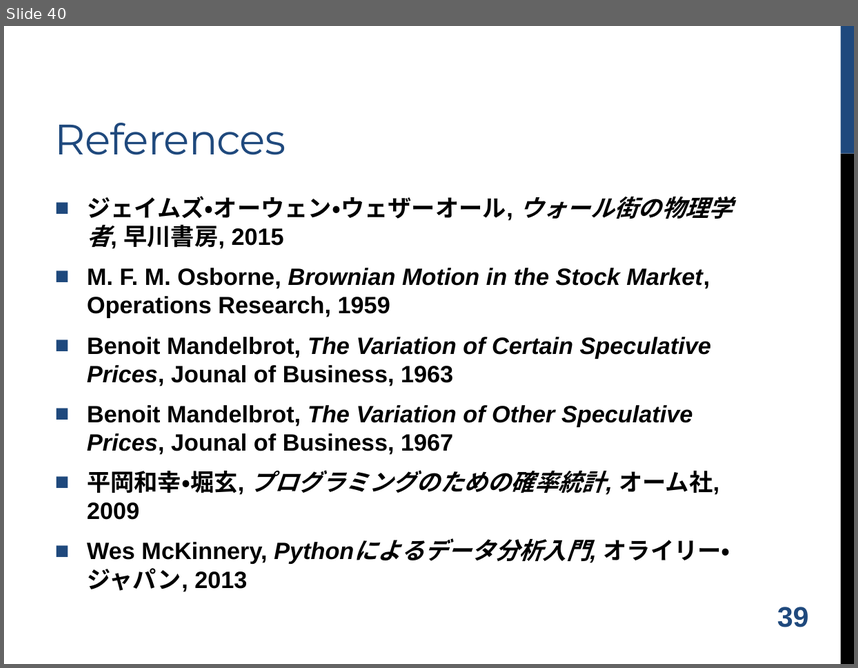
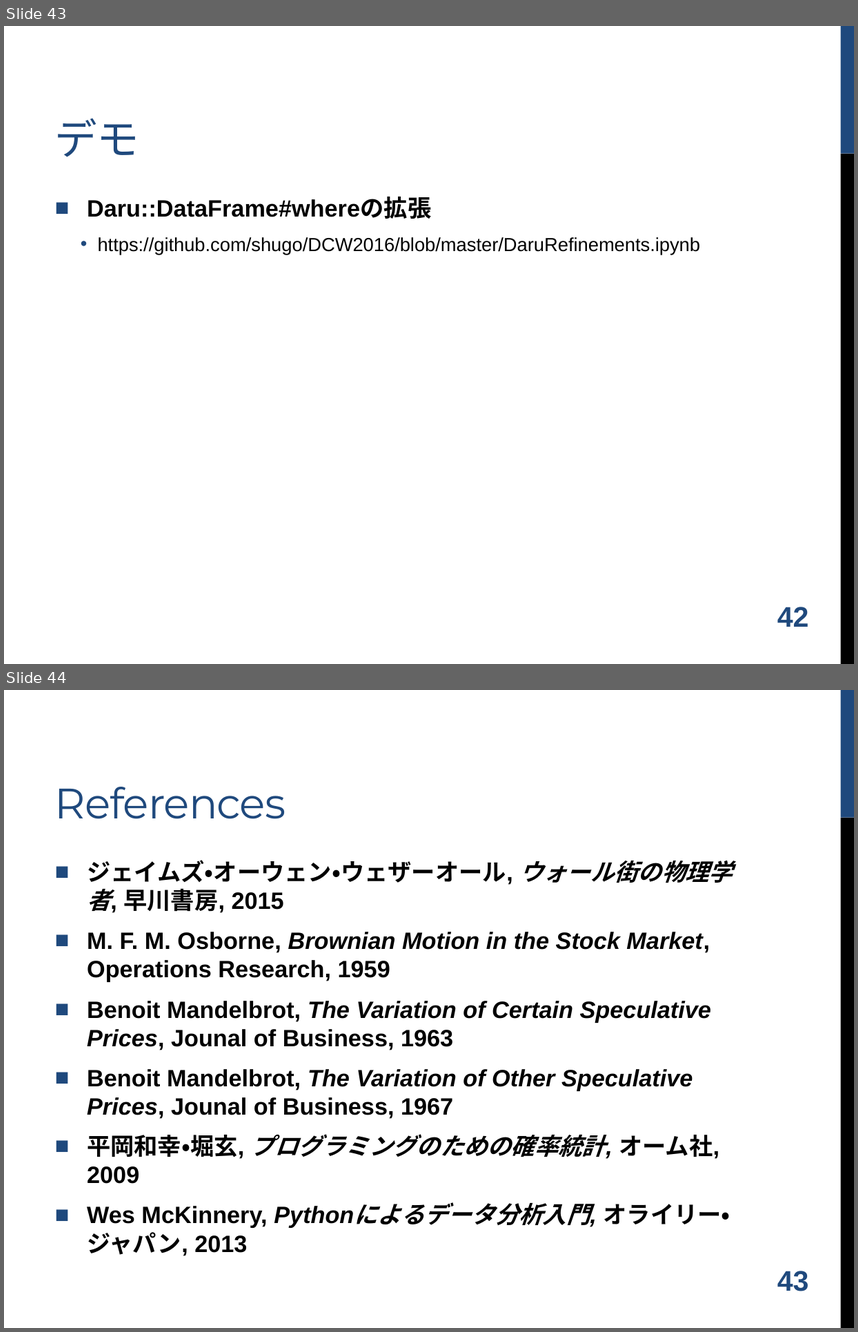
Before and after one commit to shugo/DCW2016, a slide deck: ruby_data_analysis.pptx. Shown one above the other, each under a label of ours: slide 40 before the commit, slides 43 and 44 after it. The pictures are 858x668 and 858x1332 pixels, drawn with LibreOffice and Linux fonts; fonts in the diff are those of the drawing; background and template pictures are left out. Boxes give left, top, right and bottom in pixels: in the first picture for what was removed or moved away, otherwise in the second. Text is boxed around its words. In the diff, an @@ line names an element or a change of style, - is before the commit and + after.

```diff
--- a/ruby_data_analysis.pptx
+++ b/ruby_data_analysis.pptx
@@ slide 43 added at <box>4,26,854,664</box>, background #FFFFFF; not listed: 2 template elements that a slide beside it also shows @@
@@ title added at <box>55,118,139,157</box>, 36 pt, text #1F497D @@
+デモ
@@ text added at <box>87,198,701,255</box>, 16 pt, text #000000 @@
+■ Daru::DataFrame#whereの拡張
+  • https://github.com/shugo/DCW2016/blob/master/DaruRefinements.ipynb
@@ page number added at <box>777,606,809,626</box>, 24 pt, text #1F497D, bold @@
+42
@@ what was slide 40 is now slide 44 @@
@@ page number at <box>777,1270,809,1291</box>: text changed @@
-39
+43
```
Also in this commit, not shown: 9 slides changed, 7 other slides added, 4 slides removed, 2 other files.
